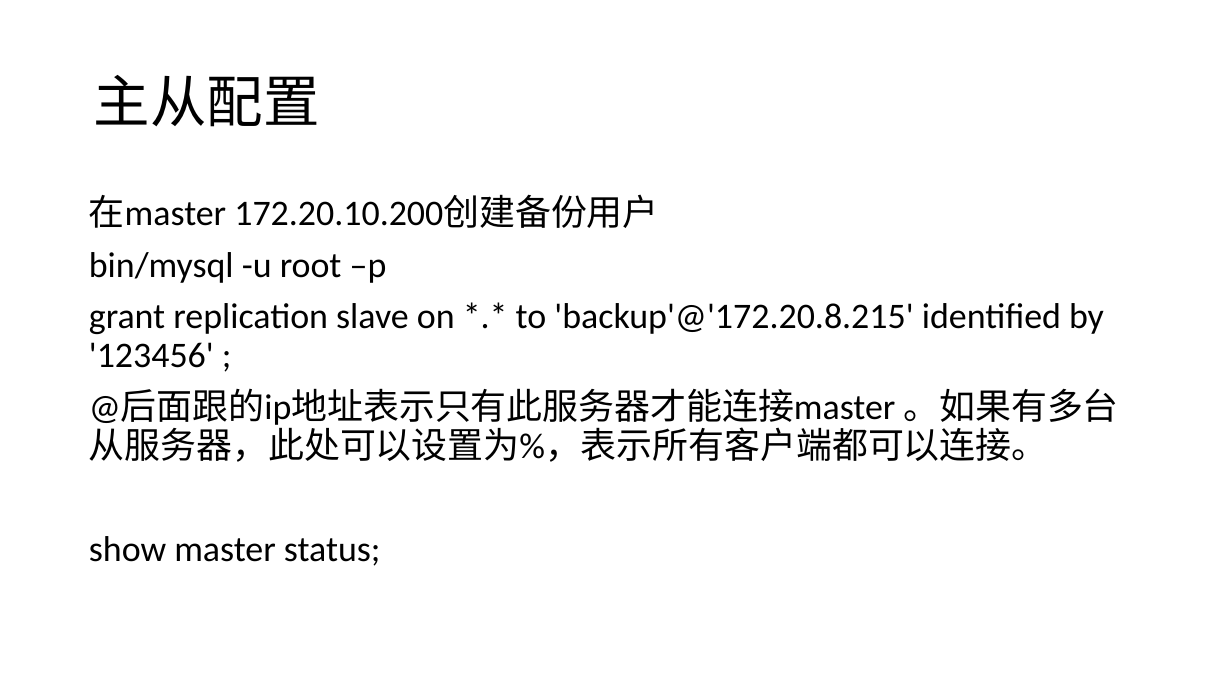
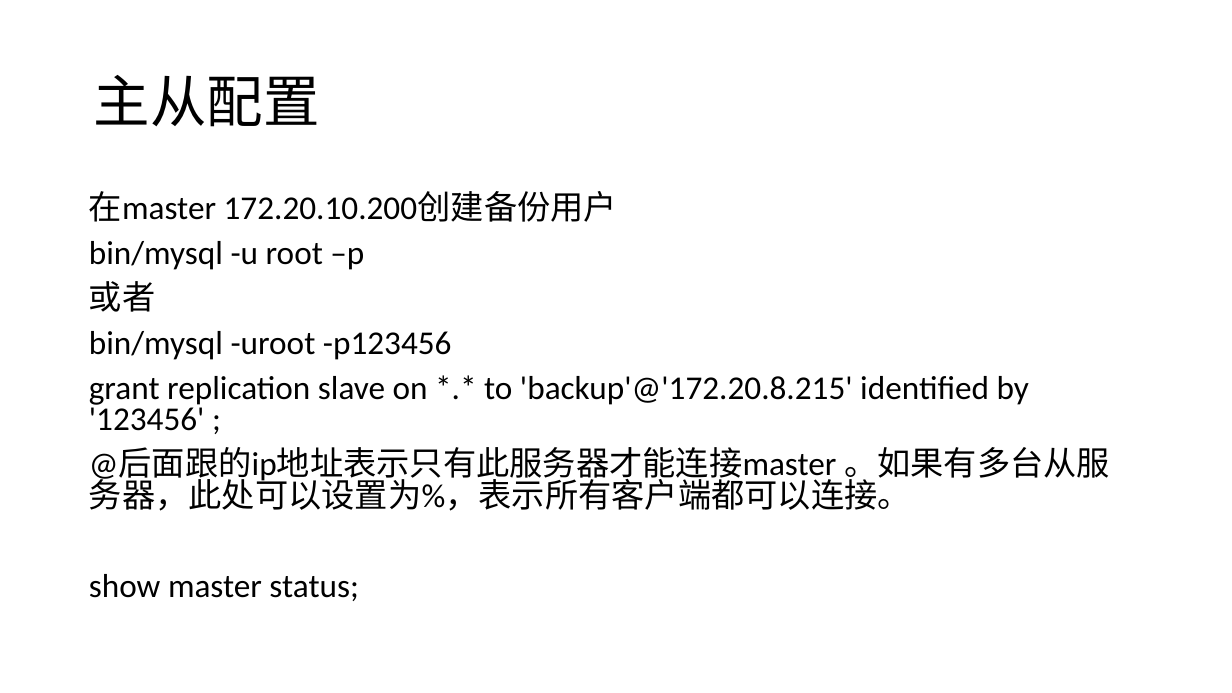
Before and after one commit to jee4a/doc, a slide deck: slide 10 of Mysql 5.7主从搭建及读写分离应用示例.pptx. Drawn at 1232x693 pixels with LibreOffice and Linux fonts; fonts in the diff are those of the drawing. Boxes give left, top, right and bottom in pixels: in the first picture for what was removed or moved away, otherwise in the second. Text is boxed around its words. In the diff, an @@ line names an element or a change of style, - is before the commit and + after.

```diff
--- a/Mysql 5.7主从搭建及读写分离应用示例.pptx
+++ b/Mysql 5.7主从搭建及读写分离应用示例.pptx
@@ text at <box>89,191,1110,601</box>: size 28 to 25.9 pt in "在master 172.20.10.200创建备份用户", "bin/mysql -u root –p", "grant replication slave on *.* to 'backup'@'172.20.8.215' ...", "@后面跟的ip地址表示只有此服务器才能连接master 。如果有多台从服务器，此处可以设置为%，表示所有客户端都可以连接 ..." and 1 more places; line spacing 0.9 to 0.8 @@
@@ text at <box>89,281,452,360</box>: paragraphs added @@
+或者
+bin/mysql -uroot -p123456
```
Also in this commit, not shown: 1 other slide changed, 2 slides added, 5 other files.
